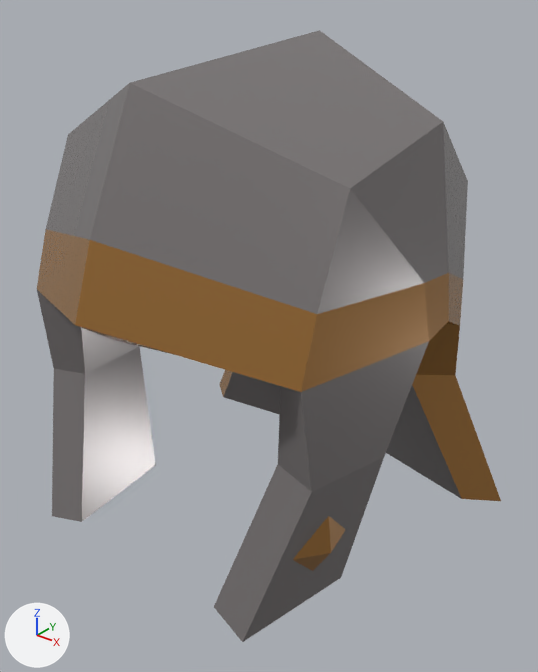
A saved change to the glTF model models/ultimate-pack/low-poly-10/m/empire-helmet-roman-empire.glb.
Before and after are seen from a 50 mm camera at (0.254, -0.294, 0.189) aimed at (0.013, 0.007, 0.002). The axes (+X, +Y, +Z) are drawn at lower left. The lights are the same throughout. The older version comes first. Where no turn or scale is listed for an object, it has been applied to the vertices.

Names of what the first picture shows: 'SM_Helmet_Roman_Empire'.
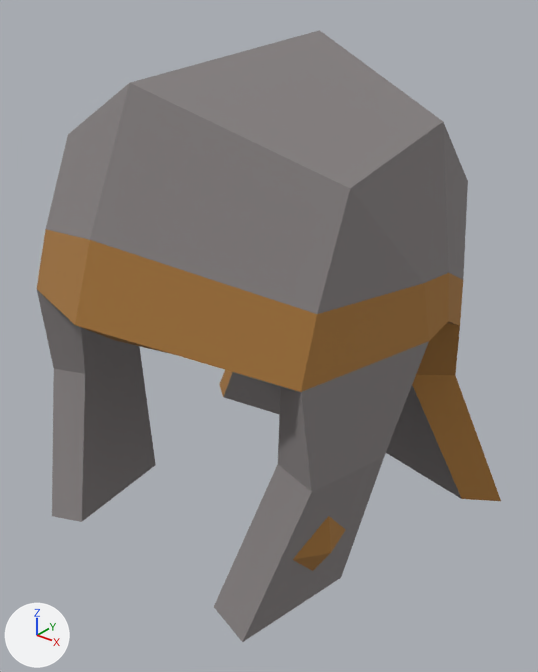
Pixel boxes (x1, y1, x2, y2) of what changed, in the pictures (538 x 672 px):
```json
{"object": "SM_Helmet_Roman_Empire", "change": "surface changed", "before": [37, 76, 467, 642], "after": [37, 76, 467, 642]}
```

The change, as JSON lines over the scene's bpy script:
```json
{"block": "mat_12_brown", "where": "n0 = _N.new('ShaderNodeBsdfPrincipled'); n0.name = 'Principled BSDF'"}
{"op": "set", "path": "n0.inputs[2].default_value", "old": "0.272", "new": "1.0", "note": "'Roughness'"}
{"block": "mat_20_grey", "where": "n0 = _N.new('ShaderNodeBsdfPrincipled'); n0.name = 'Principled BSDF'"}
{"op": "remove", "block": "mat_20_grey", "code": "n0.inputs[1].default_value = 0.4  # 'Metallic'"}
{"op": "set", "path": "n0.inputs[2].default_value", "old": "0.272", "new": "1.0", "note": "'Roughness'"}
```
